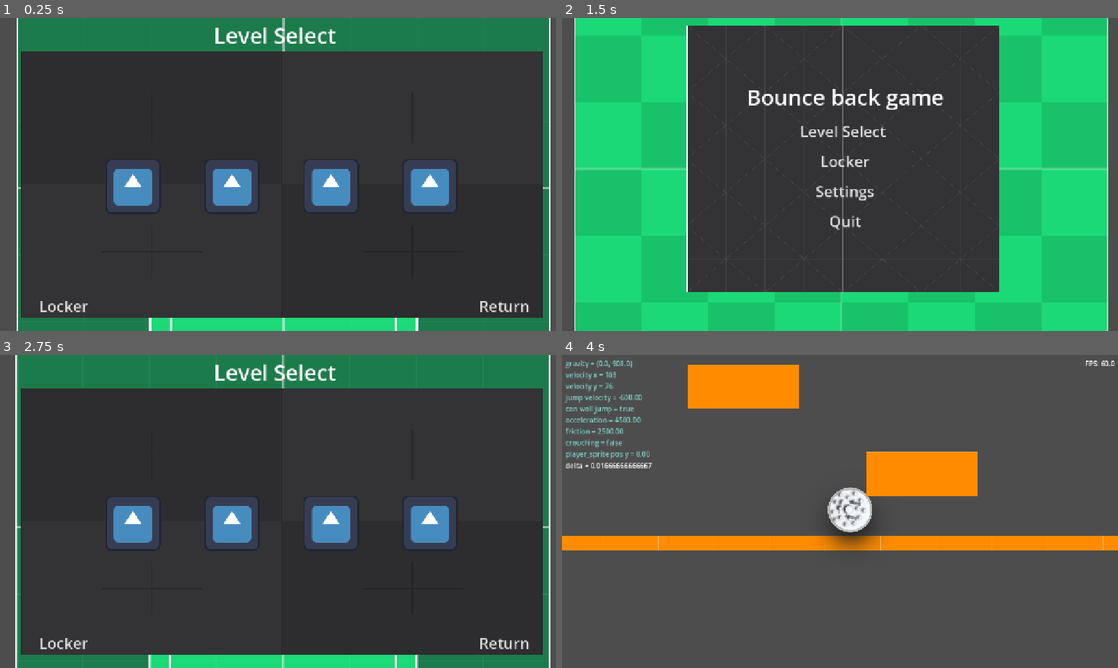
Above: before the commit, frames 1-4 (two rows, left to right).
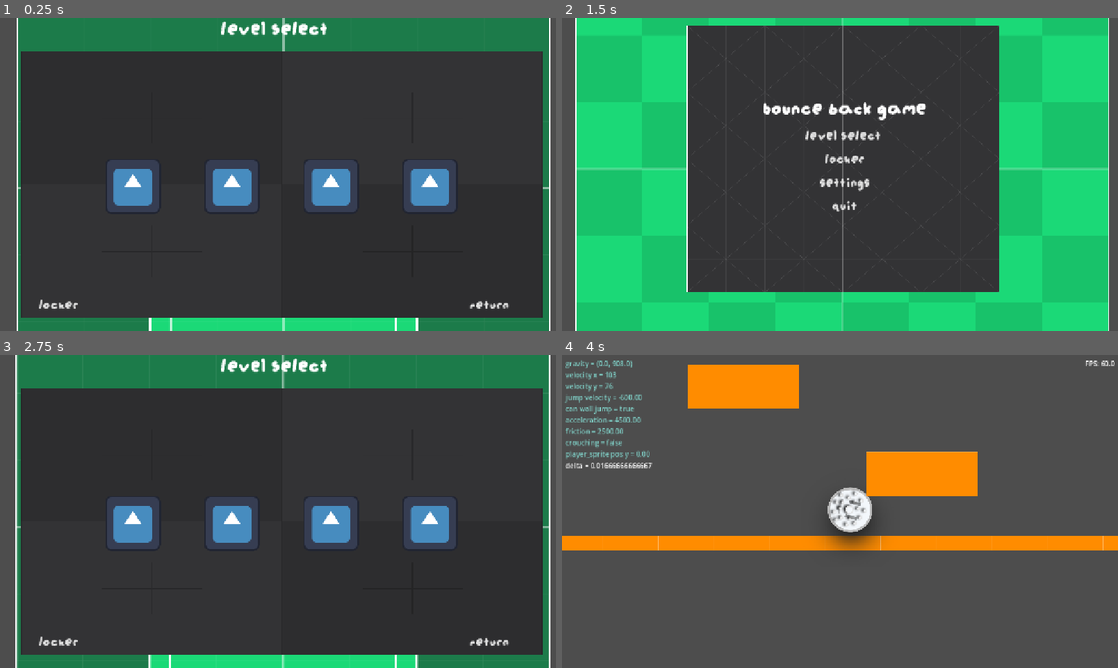
Above: after the commit, the same moments.

Repository: mitchglitchisdabestg/Haven-game
Game: Godot game, scene res://Scenes/Main menu/LevelSelect.tscn
Same seed, same stepped clock (60 frames per second), same inputs: the game is played once before the commit and once after it. This scene is started directly instead of the project's main scene. The engine's default icon, where the game draws it, is replaced by a stand-in: a white triangle on a blue panel in a dark square.
Inputs (mouse positions are in pixels of both pictures, inside the frame that each line leads up to):
- Up to frame 1 (0.25 s): no input
- Up to frame 2 (1.5 s): click "Locker" at 0.5 s; click "Return" at 1.25 s
- Up to frame 3 (2.75 s): click "Level Select" at 2 s
- Up to frame 4 (4 s): click (695, 524) at 2.75 s; move the mouse to (962, 495) at 3.52 s; hold D (right) from 3.53 s (still down); tap Ctrl (crouch) at 3.6 s; tap Space (jump) at 3.77 s

The runs differ from the first frame. In frame 1, 1.2% of the frame differs, in the area x 7-96%, y 1-94%; in frame 2, 3.3%, in the area x 2-99%, y 0-100%; in frame 3, 1.2%; in frame 4, nothing differs.

Commit message:
changed some fonts and started work on collectables

Diff:
--- /dev/null
+++ b/Scenes/Collectables/coin.tscn
@@ -0,0 +1,33 @@
+[gd_scene format=3 uid="uid://1wsxggfkhwue"]
+
+[ext_resource type="Script" uid="uid://decpftcs1ajnl" path="res://Scripts/Collectables/coin.gd" id="1_kuwxe"]
+[ext_resource type="Texture2D" uid="uid://bm6c3xbvobacd" path="res://icon.svg" id="1_swf6p"]
+
+[sub_resource type="AtlasTexture" id="AtlasTexture_kuwxe"]
+atlas = ExtResource("1_swf6p")
+region = Rect2(0, 0, 128, 128)
+
+[sub_resource type="SpriteFrames" id="SpriteFrames_pp5cw"]
+animations = [{
+"frames": [{
+"duration": 1.0,
+"texture": SubResource("AtlasTexture_kuwxe")
+}],
+"loop": 1,
+"name": &"default",
+"speed": 5.0
+}]
+
+[sub_resource type="CircleShape2D" id="CircleShape2D_pp5cw"]
+radius = 80.1561
+
+[node name="Coin" type="Node2D" unique_id=1544960658]
+script = ExtResource("1_kuwxe")
+
+[node name="StaticBody2D" type="StaticBody2D" parent="." unique_id=1787485888]
+
+[node name="AnimatedSprite2D" type="AnimatedSprite2D" parent="StaticBody2D" unique_id=1153075472]
+sprite_frames = SubResource("SpriteFrames_pp5cw")
+
+[node name="CollisionShape2D" type="CollisionShape2D" parent="StaticBody2D" unique_id=445703925]
+shape = SubResource("CircleShape2D_pp5cw")
--- a/Scenes/Main menu/LevelSelect.tscn
+++ b/Scenes/Main menu/LevelSelect.tscn
@@ -4,6 +4,7 @@
 [ext_resource type="Texture2D" uid="uid://i0p7d356akmr" path="res://Resources/Prototype/Green/texture_12.png" id="2_ae5x7"]
 [ext_resource type="Texture2D" uid="uid://dfigabhim0s3k" path="res://Resources/Prototype/Dark/texture_09.png" id="3_ae5x7"]
 [ext_resource type="Script" uid="uid://d4j2v5ahr42lu" path="res://Scripts/Menu/menumusic.gd" id="3_o363i"]
+[ext_resource type="FontFile" uid="uid://diriyvfe5ptnq" path="res://Resources/Fonts/augiepixel.ttf" id="4_obj5t"]
 [ext_resource type="Texture2D" uid="uid://bm6c3xbvobacd" path="res://icon.svg" id="5_o363i"]
 
 [sub_resource type="StyleBoxEmpty" id="StyleBoxEmpty_qe12f"]
@@ -62,6 +63,7 @@
 offset_top = 5.0
 offset_right = 860.0
 offset_bottom = 74.0
+theme_override_fonts/font = ExtResource("4_obj5t")
 theme_override_font_sizes/font_size = 50
 text = "Level Select"
 horizontal_alignment = 1
@@ -104,6 +106,7 @@
 layout_mode = 2
 theme_override_constants/h_separation = 0
 theme_override_constants/line_spacing = 500
+theme_override_fonts/font = ExtResource("4_obj5t")
 theme_override_font_sizes/font_size = 35
 theme_override_styles/normal = SubResource("StyleBoxEmpty_qe12f")
 theme_override_styles/pressed = SubResource("StyleBoxEmpty_8qtwp")
@@ -115,6 +118,7 @@
 layout_mode = 2
 theme_override_constants/h_separation = 0
 theme_override_constants/line_spacing = 500
+theme_override_fonts/font = ExtResource("4_obj5t")
 theme_override_font_sizes/font_size = 35
 theme_override_styles/normal = SubResource("StyleBoxEmpty_qe12f")
 theme_override_styles/pressed = SubResource("StyleBoxEmpty_8qtwp")
--- /dev/null
+++ b/Scenes/Main menu/Locker.tscn
@@ -0,0 +1,164 @@
+[gd_scene format=3 uid="uid://bg2j7k35el4i"]
+
+[ext_resource type="Script" uid="uid://b3kk3oxycjc60" path="res://Scenes/Main menu/locker.gd" id="1_ynqhe"]
+[ext_resource type="Texture2D" uid="uid://i0p7d356akmr" path="res://Resources/Prototype/Green/texture_12.png" id="2_8mohm"]
+[ext_resource type="Texture2D" uid="uid://dfigabhim0s3k" path="res://Resources/Prototype/Dark/texture_09.png" id="3_5bkq3"]
+[ext_resource type="Script" uid="uid://d4j2v5ahr42lu" path="res://Scripts/Menu/menumusic.gd" id="4_17rfx"]
+[ext_resource type="Texture2D" uid="uid://bm6c3xbvobacd" path="res://icon.svg" id="5_a18an"]
+
+[sub_resource type="StyleBoxEmpty" id="StyleBoxEmpty_qe12f"]
+
+[sub_resource type="StyleBoxEmpty" id="StyleBoxEmpty_8qtwp"]
+
+[sub_resource type="StyleBoxEmpty" id="StyleBoxEmpty_dy7ct"]
+
+[sub_resource type="StyleBoxEmpty" id="StyleBoxEmpty_0o4t1"]
+
+[sub_resource type="CompressedTexture2D" id="CompressedTexture2D_ynqhe"]
+load_path = "res://.godot/imported/icon.svg-218a8f2b3041327d8a5756f3a245f83b.ctex"
+
+[node name="Locker" type="Control" unique_id=520495004]
+layout_mode = 3
+anchors_preset = 15
+anchor_right = 1.0
+anchor_bottom = 1.0
+grow_horizontal = 2
+grow_vertical = 2
+script = ExtResource("1_ynqhe")
+
+[node name="PeakMenuMusic" type="AudioStreamPlayer" parent="." unique_id=768283682]
+autoplay = true
+
+[node name="Background" type="TextureRect" parent="." unique_id=420134897]
+layout_mode = 1
+anchors_preset = 8
+anchor_left = 0.5
+anchor_top = 0.5
+anchor_right = 0.5
+anchor_bottom = 0.5
+offset_left = -602.0
+offset_top = -481.0
+offset_right = 627.0
+offset_bottom = 543.0
+grow_horizontal = 2
+grow_vertical = 2
+texture = ExtResource("2_8mohm")
+stretch_mode = 6
+
+[node name="Background2" type="TextureRect" parent="." unique_id=491794387]
+layout_mode = 1
+anchors_preset = 15
+anchor_right = 1.0
+anchor_bottom = 1.0
+offset_left = 49.0
+offset_top = 76.0
+offset_right = 769.0
+offset_bottom = 380.0
+grow_horizontal = 2
+grow_vertical = 2
+scale = Vector2(0.6, 0.6)
+texture = ExtResource("3_5bkq3")
+
+[node name="TitleLabel" type="Label" parent="." unique_id=1136207556]
+layout_mode = 0
+offset_left = 406.0
+offset_top = 5.0
+offset_right = 860.0
+offset_bottom = 74.0
+theme_override_font_sizes/font_size = 50
+text = "Level Select"
+horizontal_alignment = 1
+
+[node name="MarginContainer" type="MarginContainer" parent="." unique_id=4046111]
+layout_mode = 1
+anchors_preset = 15
+anchor_right = 1.0
+anchor_bottom = 1.0
+offset_left = 318.0
+offset_top = 111.0
+offset_right = -357.0
+offset_bottom = -127.0
+grow_horizontal = 2
+grow_vertical = 2
+theme_override_constants/margin_left = 64
+theme_override_constants/margin_bottom = 64
+
+[node name="VBoxContainer" type="VBoxContainer" parent="MarginContainer" unique_id=1990260065]
+layout_mode = 2
+size_flags_horizontal = 4
+size_flags_vertical = 4
+offset_transform_enabled = true
+theme_override_constants/separation = 20
+alignment = 2
+
+[node name="AudioStreamPlayer" type="AudioStreamPlayer" parent="." unique_id=1802320571]
+script = ExtResource("4_17rfx")
+
+[node name="HBoxContainer" type="HBoxContainer" parent="." unique_id=647106823]
+layout_mode = 0
+offset_left = 90.0
+offset_top = 638.0
+offset_right = 1219.0
+offset_bottom = 687.0
+offset_transform_enabled = true
+theme_override_constants/separation = 900
+
+[node name="Locker" type="Button" parent="HBoxContainer" unique_id=1361054276]
+layout_mode = 2
+theme_override_constants/h_separation = 0
+theme_override_constants/line_spacing = 500
+theme_override_font_sizes/font_size = 35
+theme_override_styles/normal = SubResource("StyleBoxEmpty_qe12f")
+theme_override_styles/pressed = SubResource("StyleBoxEmpty_8qtwp")
+theme_override_styles/hover = SubResource("StyleBoxEmpty_dy7ct")
+theme_override_styles/focus = SubResource("StyleBoxEmpty_0o4t1")
+text = "Locker"
+
+[node name="QuitButton" type="Button" parent="HBoxContainer" unique_id=1296841661]
+layout_mode = 2
+theme_override_constants/h_separation = 0
+theme_override_constants/line_spacing = 500
+theme_override_font_sizes/font_size = 35
+theme_override_styles/normal = SubResource("StyleBoxEmpty_qe12f")
+theme_override_styles/pressed = SubResource("StyleBoxEmpty_8qtwp")
+theme_override_styles/hover = SubResource("StyleBoxEmpty_dy7ct")
+theme_override_styles/focus = SubResource("StyleBoxEmpty_0o4t1")
+text = "Return"
+
+[node name="HBoxContainer2" type="HBoxContainer" parent="." unique_id=1885574687]
+layout_mode = 0
+offset_left = 125.0
+offset_top = 320.0
+offset_right = 1254.0
+offset_bottom = 448.0
+offset_transform_enabled = true
+theme_override_constants/separation = 100
+
+[node name="Skin 3" type="TextureButton" parent="HBoxContainer2" unique_id=1910999664]
+layout_mode = 2
+texture_normal = ExtResource("5_a18an")
+
+[node name="Skin 2" type="TextureButton" parent="HBoxContainer2" unique_id=961715493]
+layout_mode = 2
+texture_normal = ExtResource("5_a18an")
+
+[node name="Skin 1" type="TextureButton" parent="HBoxContainer2" unique_id=818902951]
+layout_mode = 2
+texture_normal = SubResource("CompressedTexture2D_ynqhe")
+
+[node name="Skin 5" type="TextureButton" parent="HBoxContainer2" unique_id=1725965094]
+layout_mode = 2
+texture_normal = ExtResource("5_a18an")
+
+[node name="Skin 4" type="TextureButton" parent="HBoxContainer2" unique_id=70877221]
+layout_mode = 2
+texture_normal = ExtResource("5_a18an")
+
+[connection signal="mouse_entered" from="HBoxContainer/Locker" to="." method="_on_settings_button_mouse_entered"]
+[connection signal="mouse_exited" from="HBoxContainer/Locker" to="." method="_on_settings_button_mouse_exited"]
+[connection signal="focus_entered" from="HBoxContainer/QuitButton" to="." method="_on_quit_focus_entered"]
+[connection signal="mouse_entered" from="HBoxContainer/QuitButton" to="." method="_on_quit_button_mouse_entered"]
+[connection signal="mouse_exited" from="HBoxContainer/QuitButton" to="." method="_on_quit_button_mouse_exited"]
+[connection signal="pressed" from="HBoxContainer/QuitButton" to="." method="_on_quit_pressed"]
+[connection signal="pressed" from="HBoxContainer2/Skin 2" to="." method="_on_level_2_pressed"]
+[connection signal="pressed" from="HBoxContainer2/Skin 1" to="." method="_on_level_1_pressed"]
--- /dev/null
+++ b/Scenes/Main menu/locker.gd
@@ -0,0 +1,11 @@
+extends Control
+
+
+# Called when the node enters the scene tree for the first time.
+func _ready() -> void:
+	pass # Replace with function body.
+
+
+# Called every frame. 'delta' is the elapsed time since the previous frame.
+func _process(delta: float) -> void:
+	pass
--- a/Scenes/Main menu/main_menu.tscn
+++ b/Scenes/Main menu/main_menu.tscn
@@ -4,6 +4,7 @@
 [ext_resource type="Texture2D" uid="uid://bnfkijjeo6l4r" path="res://Resources/Prototype/Green/texture_08.png" id="2_oe6ut"]
 [ext_resource type="Script" uid="uid://d4j2v5ahr42lu" path="res://Scripts/Menu/menumusic.gd" id="3_7d32k"]
 [ext_resource type="Texture2D" uid="uid://ds5dkoff8wndo" path="res://Resources/Prototype/Dark/texture_05.png" id="3_xv4m7"]
+[ext_resource type="FontFile" uid="uid://diriyvfe5ptnq" path="res://Resources/Fonts/augiepixel.ttf" id="4_xv4m7"]
 
 [sub_resource type="StyleBoxEmpty" id="StyleBoxEmpty_qe12f"]
 
@@ -79,11 +80,13 @@
 
 [node name="TitleLabel" type="Label" parent="MarginContainer/VBoxContainer" unique_id=1136207556]
 layout_mode = 2
+theme_override_fonts/font = ExtResource("4_xv4m7")
 theme_override_font_sizes/font_size = 50
 text = "Bounce back game"
 
 [node name="NewGameButton" type="Button" parent="MarginContainer/VBoxContainer" unique_id=515091646]
 layout_mode = 2
+theme_override_fonts/font = ExtResource("4_xv4m7")
 theme_override_font_sizes/font_size = 35
 theme_override_styles/normal = SubResource("StyleBoxEmpty_qe12f")
 theme_override_styles/pressed = SubResource("StyleBoxEmpty_8qtwp")
@@ -95,6 +98,7 @@
 layout_mode = 2
 theme_override_constants/h_separation = 0
 theme_override_constants/line_spacing = 500
+theme_override_fonts/font = ExtResource("4_xv4m7")
 theme_override_font_sizes/font_size = 35
 theme_override_styles/normal = SubResource("StyleBoxEmpty_qe12f")
 theme_override_styles/pressed = SubResource("StyleBoxEmpty_8qtwp")
@@ -106,6 +110,7 @@
 layout_mode = 2
 theme_override_constants/h_separation = 0
 theme_override_constants/line_spacing = 500
+theme_override_fonts/font = ExtResource("4_xv4m7")
 theme_override_font_sizes/font_size = 35
 theme_override_styles/normal = SubResource("StyleBoxEmpty_qe12f")
 theme_override_styles/pressed = SubResource("StyleBoxEmpty_8qtwp")
@@ -117,6 +122,7 @@
 layout_mode = 2
 theme_override_constants/h_separation = 0
 theme_override_constants/line_spacing = 500
+theme_override_fonts/font = ExtResource("4_xv4m7")
 theme_override_font_sizes/font_size = 35
 theme_override_styles/normal = SubResource("StyleBoxEmpty_qe12f")
 theme_override_styles/pressed = SubResource("StyleBoxEmpty_8qtwp")
--- /dev/null
+++ b/Scripts/Collectables/coin.gd
@@ -0,0 +1,11 @@
+extends Node2D
+
+
+# Called when the node enters the scene tree for the first time.
+func _ready() -> void:
+	pass # Replace with function body.
+
+
+# Called every frame. 'delta' is the elapsed time since the previous frame.
+func _process(delta: float) -> void:
+	pass
Binary file added: Resources/Fonts/augiepixel.ttf
Not shown, added: Resources/Fonts/augiepixel.ttf.import
Not shown, added: Scenes/Main menu/locker.gd.uid
Not shown, added: Scripts/Collectables/coin.gd.uid
